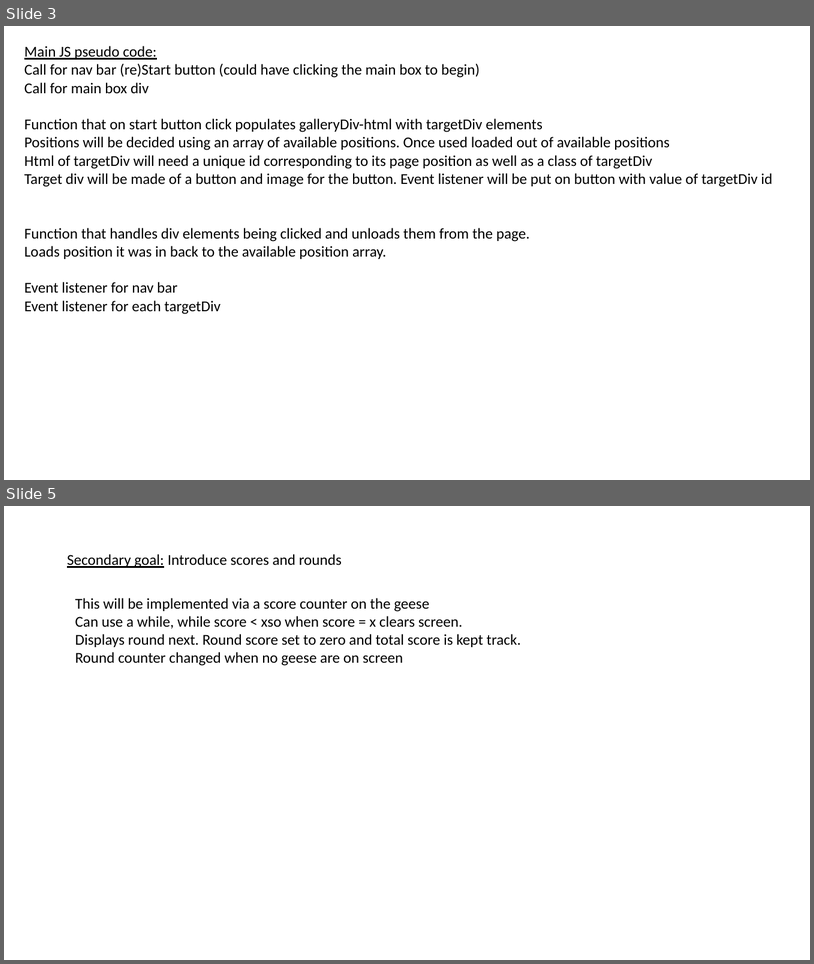
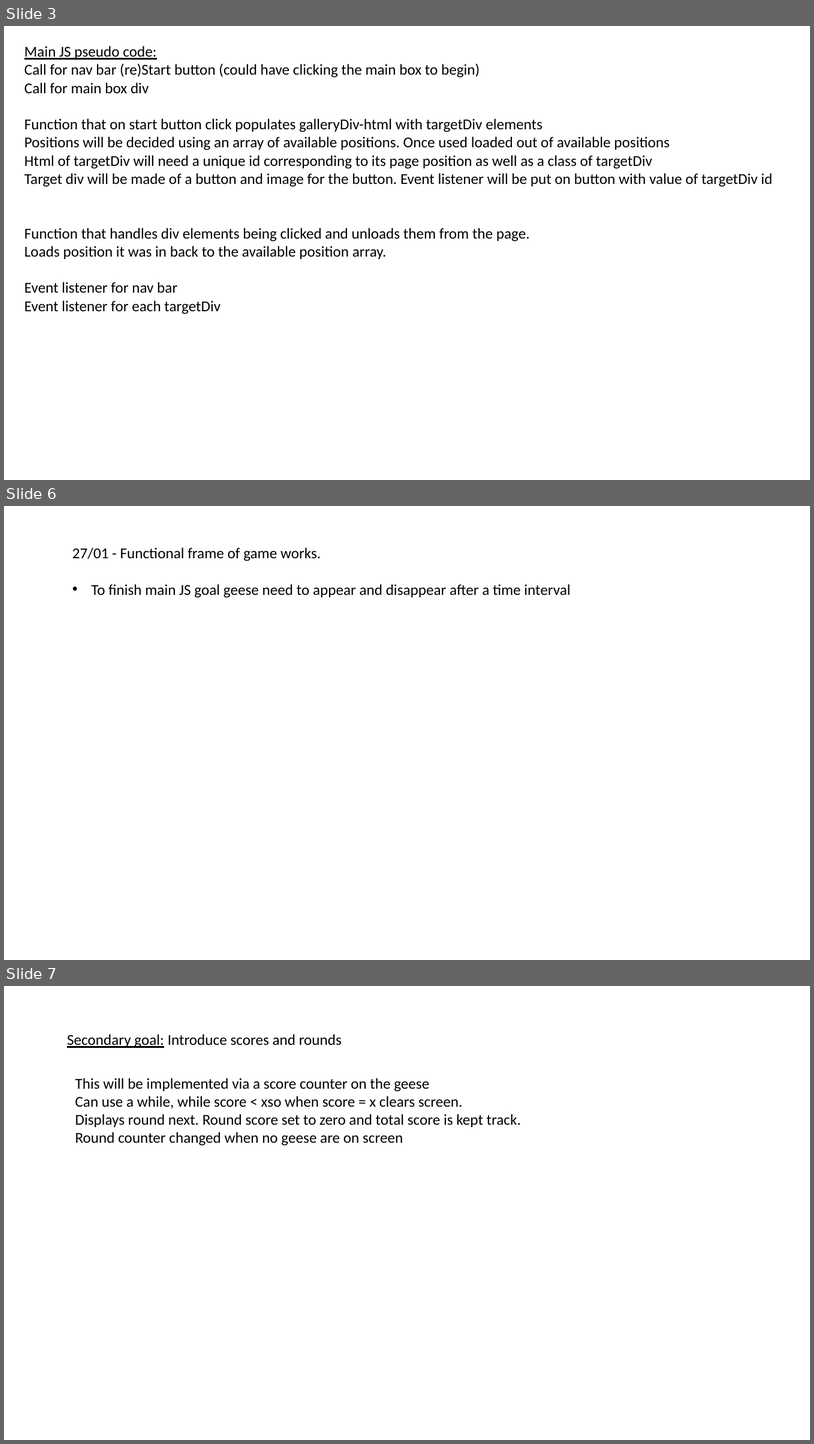
Before and after one commit to TristanPere/Goose-Feed-Game, a slide deck: Goose-Feed-Game.pptx. Shown one above the other, each under a label of ours: slides 3 and 5 before the commit, slides 3, 6 and 7 after it; the slides between them are not shown. The pictures are 814x964 and 814x1444 pixels, drawn with LibreOffice and Linux fonts; fonts in the diff are those of the drawing. Boxes give left, top, right and bottom in pixels: in the first picture for what was removed or moved away, otherwise in the second. Text is boxed around its words. In the diff, an @@ line names an element or a change of style, - is before the commit and + after.

```diff
--- a/Goose-Feed-Game.pptx
+++ b/Goose-Feed-Game.pptx
@@ slide 6 added at [4,506,810,960], background #FFFFFF @@
@@ text added at [72,547,570,598], 18 pt, text #000000 @@
+27/01 - Functional frame of game works.
+• To finish main JS goal geese need to appear and disappear after a time interval
@@ what was slide 5 is now slide 7 @@
```
Also in this commit, not shown: 1 slide changed, 2 other slides added, 1 slide removed.
